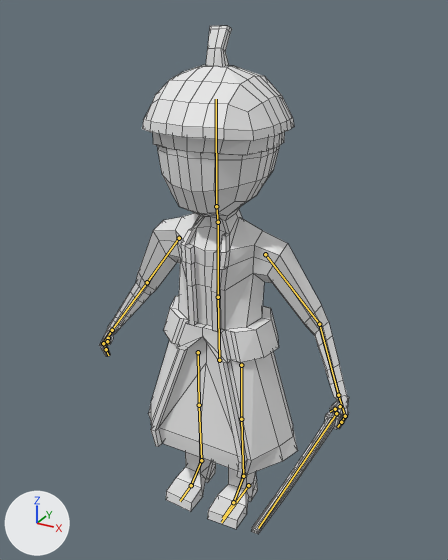
What one commit did to the Blender file Map/Assets/Models/Yamato_samurai/Yamato_samurai.blend.
Before and after are seen from a 50 mm camera at (8.91, -15.91, 16.53) aimed at (0.8, -1.16, 9.16). Lighting does not change. The marker at lower left points along +X, +Y and +Z. The bones that bend it are drawn over the model as lines. Mesh edges are drawn as thin lines.

Objects in the first picture: 'Samurai'.
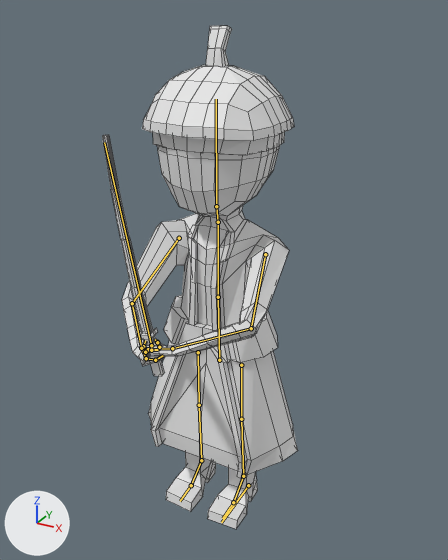
The newer file adds an action. The first version stands in its rest pose; the second is drawn at frame 1 of the action 'Attack'.

Boxes (x1, y1, x2, y2) around the edits, measured in the pictures (448 x 560 px):
'Samurai', posed (22% narrower): before (99, 26, 349, 534); after (102, 26, 298, 529)
bone 'Brazo.L', root to tip: before (265, 254) to (319, 324); after (265, 254) to (251, 328)
bone 'Antebrazo.L', root to tip: before (319, 324) to (338, 395); after (251, 328) to (172, 348)
bone 'Mano.L', root to tip: before (338, 395) to (345, 416); after (172, 348) to (148, 349)
bone 'Dedos1.L', root to tip: before (345, 416) to (341, 422); after (148, 349) to (143, 346)
bone 'Dedos2.L', root to tip: before (341, 422) to (337, 427); after (143, 346) to (145, 340)
bone 'Pulgar1.L', root to tip: before (340, 406) to (335, 409); after (159, 347) to (157, 342)
bone 'Brazo.R', root to tip: before (179, 238) to (147, 282); after (179, 238) to (132, 303)
bone 'Antebrazo.R', root to tip: before (147, 282) to (112, 330); after (132, 303) to (141, 348)
bone 'Mano.R', root to tip: before (112, 330) to (103, 343); after (141, 348) to (146, 358)
bone 'Dedos1.R', root to tip: before (103, 343) to (106, 349); after (146, 358) to (155, 360)
bone 'Dedos2.R', root to tip: before (106, 349) to (108, 355); after (155, 360) to (163, 355)
bone 'Pulgar1.R', root to tip: before (108, 338) to (107, 341); after (145, 352) to (151, 350)

The change, as a diff of the scene's bpy script:
```diff
--- a/Map/Assets/Models/Yamato_samurai/Yamato_samurai.blend.py
+++ b/Map/Assets/Models/Yamato_samurai/Yamato_samurai.blend.py
@@ bone_brazo_l @@
 bone_brazo_l = bpy.data.objects['Armature'].pose.bones['Brazo.L']  # child of 'Pecho'
-bone_brazo_l.rotation_quaternion = (1.0, 0.0, 0.0, 0.0)  # degrees (0, 0, 0)
+bone_brazo_l.rotation_quaternion = (0.826, -0.18, -0.043, -0.532)  # degrees (-15, -15, -63)
@@ bone_antebrazo_l @@
 bone_antebrazo_l = bpy.data.objects['Armature'].pose.bones['Antebrazo.L']  # child of 'Brazo.L'
-bone_antebrazo_l.rotation_quaternion = (1.0, 0.0, 0.0, 0.0)  # degrees (0, 0, 0)
+bone_antebrazo_l.rotation_quaternion = (0.947, -0.193, 0.016, -0.256)  # degrees (-22, -4, -29)
@@ bone_mano_l @@
 bone_mano_l = bpy.data.objects['Armature'].pose.bones['Mano.L']  # child of 'Antebrazo.L'
-bone_mano_l.rotation_quaternion = (1.0, 0.0, 0.0, 0.0)  # degrees (0, 0, 0)
+bone_mano_l.rotation_quaternion = (0.979, 0.08, -0.11, -0.15)  # degrees (11, -11, -19)
@@ bone_dedos1_l @@
 bone_dedos1_l = bpy.data.objects['Armature'].pose.bones['Dedos1.L']  # child of 'Mano.L'
-bone_dedos1_l.rotation_quaternion = (1.0, 0.0, 0.0, 0.0)  # degrees (0, 0, 0)
+bone_dedos1_l.rotation_quaternion = (0.98, 0.186, 0.006, 0.068)  # degrees (21, -1, 8)
@@ bone_dedos2_l @@
 bone_dedos2_l = bpy.data.objects['Armature'].pose.bones['Dedos2.L']  # child of 'Dedos1.L'
-bone_dedos2_l.rotation_quaternion = (1.0, 0.0, 0.0, 0.0)  # degrees (0, 0, 0)
+bone_dedos2_l.rotation_quaternion = (0.934, 0.345, 0.004, 0.094)  # degrees (40, -3, 10)
@@ bone_pulgar1_l @@
 bone_pulgar1_l = bpy.data.objects['Armature'].pose.bones['Pulgar1.L']  # child of 'Mano.L'
-bone_pulgar1_l.rotation_quaternion = (1.0, 0.0, 0.0, 0.0)  # degrees (0, 0, 0)
+bone_pulgar1_l.rotation_quaternion = (0.974, -0.168, 0.007, -0.154)  # degrees (-19, -2, -18)
@@ bone_brazo_r @@
 bone_brazo_r = bpy.data.objects['Armature'].pose.bones['Brazo.R']  # child of 'Pecho'
-bone_brazo_r.rotation_quaternion = (1.0, 0.0, 0.0, 0.0)  # degrees (0, 0, 0)
+bone_brazo_r.rotation_quaternion = (0.806, -0.213, -0.075, 0.548)  # degrees (-25, 7, 67)
@@ bone_antebrazo_r @@
 bone_antebrazo_r = bpy.data.objects['Armature'].pose.bones['Antebrazo.R']  # child of 'Brazo.R'
-bone_antebrazo_r.rotation_quaternion = (1.0, 0.0, 0.0, 0.0)  # degrees (0, 0, 0)
+bone_antebrazo_r.rotation_quaternion = (0.98, -0.103, -0.008, 0.168)  # degrees (-12, 1, 19)
@@ bone_mano_r @@
 bone_mano_r = bpy.data.objects['Armature'].pose.bones['Mano.R']  # child of 'Antebrazo.R'
-bone_mano_r.rotation_quaternion = (1.0, 0.0, 0.0, 0.0)  # degrees (0, 0, 0)
+bone_mano_r.rotation_quaternion = (0.979, 0.08, 0.11, 0.15)  # degrees (11, 11, 19)
@@ bone_dedos1_r @@
 bone_dedos1_r = bpy.data.objects['Armature'].pose.bones['Dedos1.R']  # child of 'Mano.R'
-bone_dedos1_r.rotation_quaternion = (1.0, 0.0, 0.0, 0.0)  # degrees (0, 0, 0)
+bone_dedos1_r.rotation_quaternion = (0.98, 0.186, -0.006, -0.068)  # degrees (21, 1, -8)
@@ bone_dedos2_r @@
 bone_dedos2_r = bpy.data.objects['Armature'].pose.bones['Dedos2.R']  # child of 'Dedos1.R'
-bone_dedos2_r.rotation_quaternion = (1.0, 0.0, 0.0, 0.0)  # degrees (0, 0, 0)
+bone_dedos2_r.rotation_quaternion = (0.934, 0.345, -0.004, -0.094)  # degrees (40, 3, -10)
@@ bone_pulgar1_r @@
 bone_pulgar1_r = bpy.data.objects['Armature'].pose.bones['Pulgar1.R']  # child of 'Mano.R'
-bone_pulgar1_r.rotation_quaternion = (1.0, 0.0, 0.0, 0.0)  # degrees (0, 0, 0)
+bone_pulgar1_r.rotation_quaternion = (0.974, -0.168, -0.007, 0.154)  # degrees (-19, 2, 18)
```
